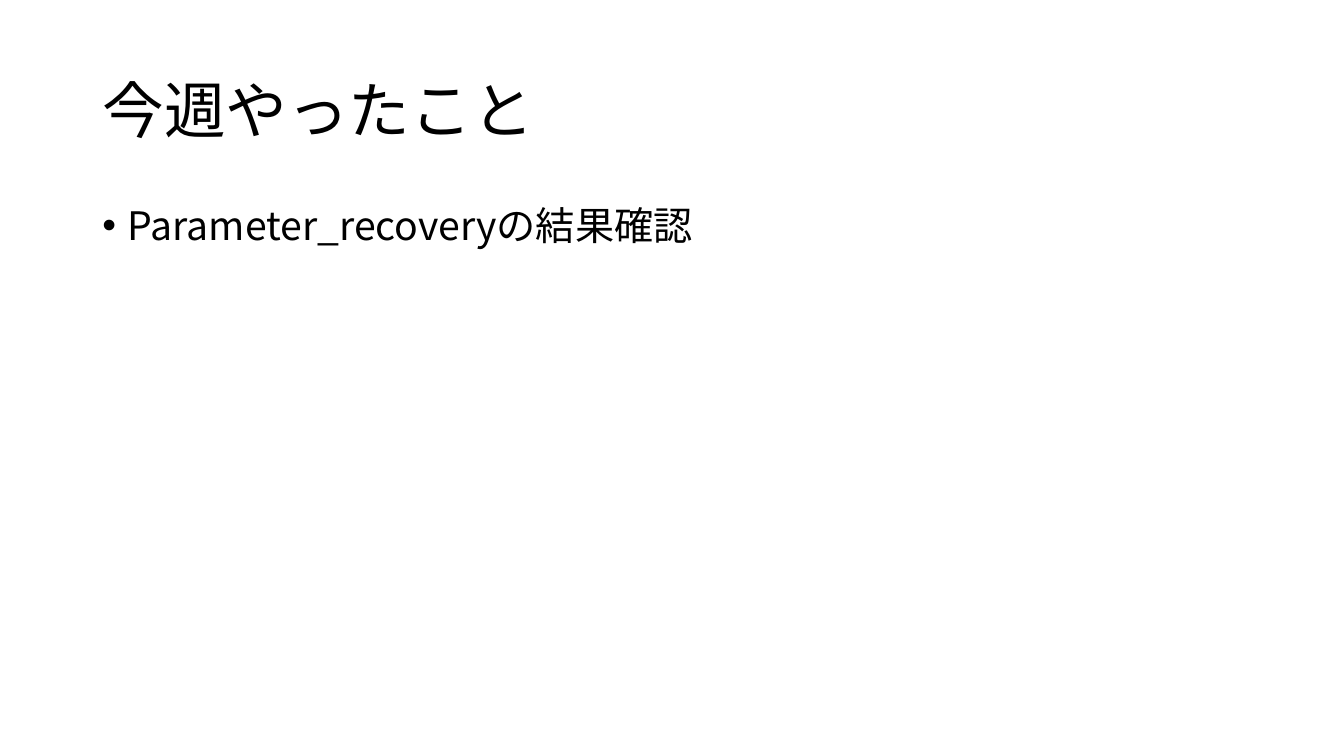
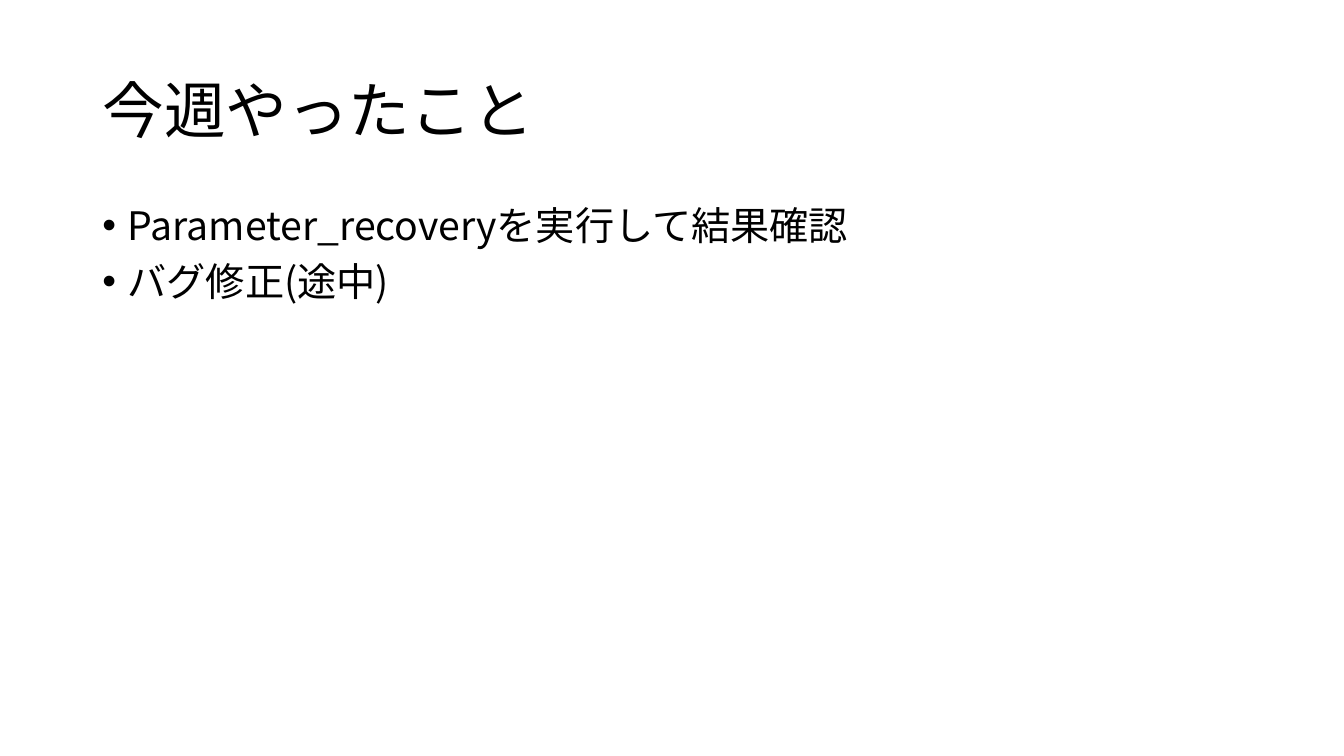
Before and after one commit to Mayu925/lab, a slide deck: slide 2 of ゼミ-727.pptx. Drawn at 1344x756 pixels with LibreOffice and Linux fonts; fonts in the diff are those of the drawing. Boxes give left, top, right and bottom in pixels: in the first picture for what was removed or moved away, otherwise in the second. Text is boxed around its words. In the diff, an @@ line names an element or a change of style, - is before the commit and + after.

```diff
--- a/ゼミ-727.pptx
+++ b/ゼミ-727.pptx
@@ text at <box>128,207,848,304</box>: text changed @@
-• Parameter_recoveryの結果確認
+• Parameter_recoveryを実行して結果確認
+• バグ修正(途中)
```
Also in this commit, not shown: 1 slide added, 2 other files.
